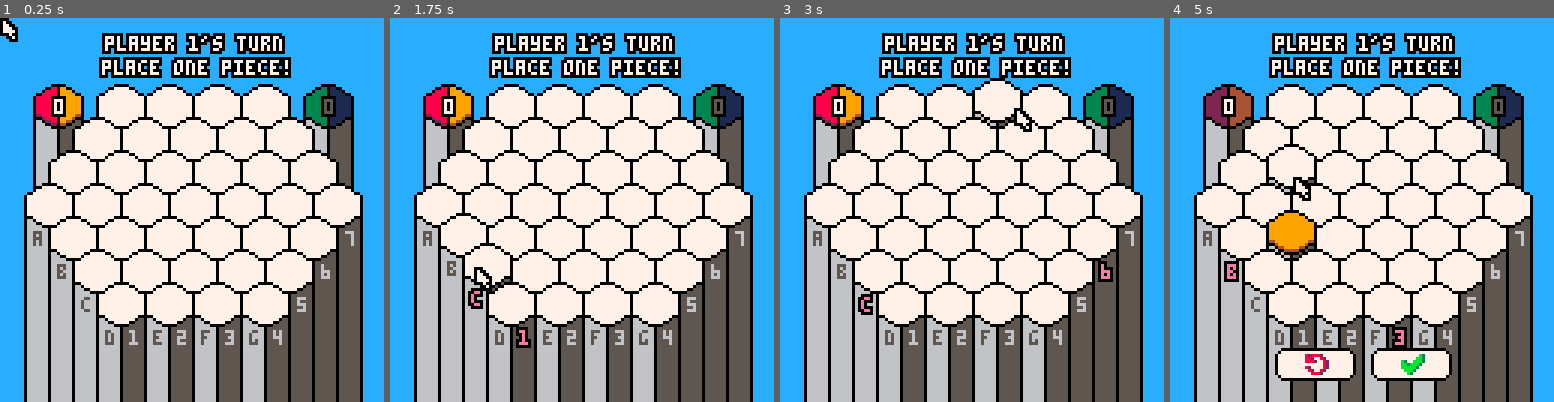
Above: before the commit, frames 1-4 (left to right).
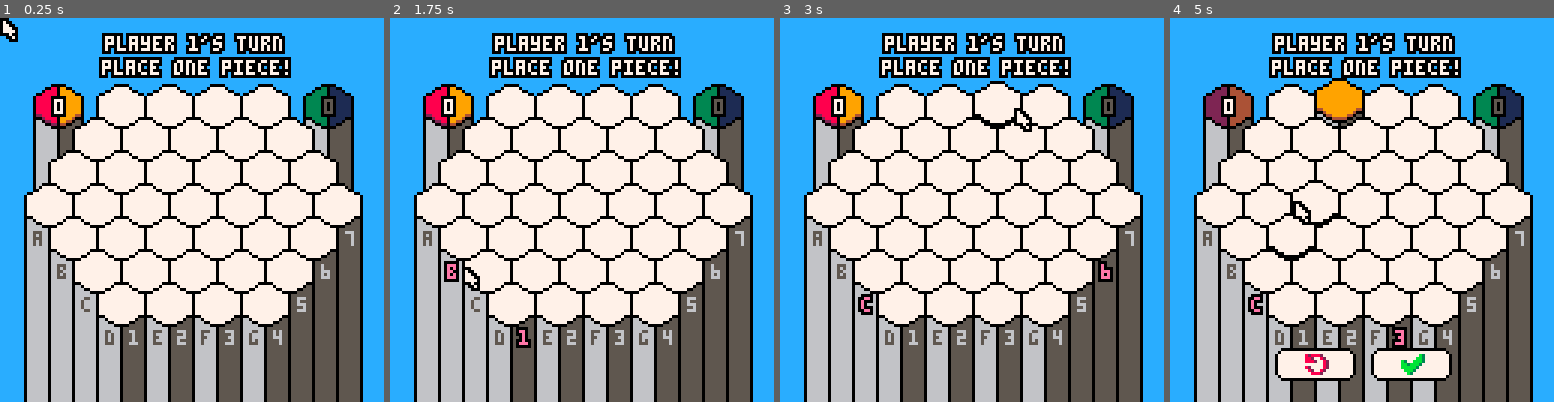
Above: after the commit, the same moments.

Repository: austin-m2/PICO-8-Carts
Game: PICO-8 cartridge bloom.p8
The game is run twice, just before and just after one commit, with the same random seed, the same clock (stepped at 60 frames per second) and the same inputs.
Inputs (mouse positions are in pixels of both pictures, inside the frame that each line leads up to):
- Up to frame 1 (0.25 s): no input
- Up to frame 2 (1.75 s): tap X (X key) at 0.33, 1.07 s; click (670, 121) at 0.67 s; tap O (Z key) at 0.7, 1.7 s; click (436, 267) at 1.22 s; hold Right from 1.6 s (still down)
- Up to frame 3 (3 s): click (887, 114) at 1.77 s; tap X (X key) at 1.85, 2.97 s; release Right at 2.1 s; tap O (Z key) at 2.1, 2.5, 2.9 s; hold Up 2.15-2.42 s; click (952, 259) at 2.32 s; hold Right from 2.47 s (still down); click (1014, 106) at 2.87 s
- Up to frame 4 (5 s): release Right at 3.03 s; hold Left 3.08-3.58 s; tap O (Z key) every 0.4 s from 3.3 to 4.9 s; click (1465, 256) at 3.42 s; hold Down 3.63-3.97 s; click (1231, 102) at 3.97 s; hold Right 4.02-4.68 s; tap X (X key) at 4.08 s; click (1292, 248) at 4.52 s; hold Up from 4.73 s (still down)

The runs differ from the first frame. In frame 1, 0.9% of the frame differs, in the area x 9-92%, y 17-72%; in frame 2, 2.0%; in frame 3, 1.2%; in frame 4, 4.3%, in the area x 9-92%, y 15-78%.

Commit message:
Update bloom.p8
A bit of optimization

Diff:
--- a/bloom.p8
+++ b/bloom.p8
@@ -40,6 +40,8 @@
   p1score = 0
   p2score = 0
   maxscore = 15
+
+  cpu = 0
 
 
   --board setup
@@ -130,13 +132,33 @@
 end
 
 function _update60()
+  cpu = 0
+
 	upd_keys()
+  printh(stat(1) - cpu..": upd_keys()")
+  cpu = stat(1)
+
   mouse_update()
+  printh(stat(1) - cpu..": mouse_update()")
+  cpu = stat(1)
+
 
   cells_update()
+  printh(stat(1) - cpu..": cells_update()")
+  cpu = stat(1)
+
+
   game_update()
+  printh(stat(1) - cpu..": game_update()")
+  cpu = stat(1)
+
   columns_update()
+  printh(stat(1) - cpu..": columns_update()")
+  cpu = stat(1)
+
   buttons_update()
+  printh(stat(1) - cpu..": buttons_update()")
+  cpu = stat(1)
 
 
 
@@ -148,10 +170,22 @@
   --draw background
 	rectfill(0,0,127,127,12)
 
+  cpu = stat(1)
+
 
   columns_draw()
+  printh(stat(1) - cpu..": columns_draw()")
+  cpu = stat(1)
+
+
   cells_draw()
+  printh(stat(1) - cpu..": cells_draw()")
+  cpu = stat(1)
+
+
   buttons_draw()
+  printh(stat(1) - cpu..": buttons_draw()")
+  cpu = stat(1)
 
   --print coordinates of cell under mouse
 --[[
@@ -161,8 +195,12 @@
   end
 ]]
   text_draw()
+  printh(stat(1) - cpu..": text_draw()")
+  cpu = stat(1)
+
 	--gems_draw()
 	mouse_draw()
+  printh(stat(1) - cpu..": cells_draw()\n\n\n")
 
 
   --print(mouse.x, 0, 0, 7)
@@ -171,13 +209,11 @@
 
   if (gamestate == "end") then
     if (p1score > p2score) then
-      print("player 1 wins~!", 36, 8, 7)
+      bold_print("player 1 wins~!", 36, 8, 7)
     else
-      print("player 2 wins~!", 36, 8, 7)
-    end
-  end
-
-
+      bold_print("player 2 wins~!", 36, 8, 7)
+    end
+  end
 
 end
 
@@ -202,15 +238,17 @@
     mouse.x = stat(32)
     mouse.y = stat(33)
   else
-    if (is_held(0)) mouse.x -= 1.5
-    if (is_held(1)) mouse.x += 1.5
-    if (is_held(2)) mouse.y -= 1.5
-    if (is_held(3)) mouse.y += 1.5
-  end
-
-
+    if (is_held(0)) mouse.x -= 1
+    if (is_held(1)) mouse.x += 1
+    if (is_held(2)) mouse.y -= 1
+    if (is_held(3)) mouse.y += 1
+  end
+
+  cpu = stat(1)
   curr_mouse_to_cell = mouse_to_cell()
-  curr_mouse_to_cell_coords = mouse_to_cell_coords()
+  --curr_mouse_to_cell_coords = mouse_to_cell_coords()
+
+  printh(stat(1) - cpu..": mouse_to_cell() and mouse_to_cell_coords()")
 end
 
 function mouse_draw()
@@ -232,7 +270,7 @@
     --check if player is choosing a color
     --if (is_pressed(4)) colorchoice = 1
     --if (is_pressed(5)) colorchoice = 2
-    if (is_pressed(6) and dist(mouse.x, mouse.y, left_column_pos[1] + 8, left_column_pos[2] + 8) < 7.5) then
+    if ((is_pressed(6) or is_pressed(4)) and dist(mouse.x, mouse.y, left_column_pos[1] + 8, left_column_pos[2] + 8) < 7.5) then
       if (p1choice1 == nil and mouse.x < left_column_pos[1] + 8) then
         colorchoice = 2
         left_column_pos[2] += 3
@@ -243,7 +281,7 @@
       end
 
     --check whether a piece should be put down
-    elseif (is_pressed(6)) then
+    elseif ((is_pressed(6) or is_pressed(4))) then
       if (curr_mouse_to_cell != nil and board[curr_mouse_to_cell[1]][curr_mouse_to_cell[2]] == 0)  then
         if ((p1choice1 == nil and p1choice2 == nil and colorchoice == 1) or (p1choice1 == nil and p1choice2 == nil and colorchoice == 2)) then --put a piece down!
           board[curr_mouse_to_cell[1]][curr_mouse_to_cell[2]] = colorchoice
@@ -257,7 +295,7 @@
     end
 
     --check whether the player is trying to delete their pieces (lshift)
-    if (is_pressed(6) and is_mouse_inside_button(undo_button_pos)) then
+    if ((is_pressed(6) or is_pressed(4)) and is_mouse_inside_button(undo_button_pos)) then
     --if (btn(4, 1)) then
       if (p1choice1 != nil) then
         board[p1choice1[1]][p1choice1[2]] = 0
@@ -271,7 +309,7 @@
     end
 
     --check whether the player wants to end their turn
-    if (is_pressed(6) and is_mouse_inside_button(go_button_pos) and (p1choice1 != nil or p1choice2 != nil)) then
+    if ((is_pressed(6) or is_pressed(4)) and is_mouse_inside_button(go_button_pos) and (p1choice1 != nil or p1choice2 != nil)) then
         gamestate = "p1top2"
         p1choice1 = nil
         p1choice2 = nil
@@ -293,7 +331,7 @@
     --check if player is choosing a color
     --if (is_pressed(4)) colorchoice = 1
     --if (is_pressed(5)) colorchoice = 2
-    if (is_pressed(6) and dist(mouse.x, mouse.y, left_column_pos[1] + 8, left_column_pos[2] + 8) < 7.5) then
+    if ((is_pressed(6) or is_pressed(4)) and dist(mouse.x, mouse.y, left_column_pos[1] + 8, left_column_pos[2] + 8) < 7.5) then
       if (p1choice2 == nil and mouse.x < left_column_pos[1] + 8) then
         colorchoice = 2
         left_column_pos[2] += 3
@@ -304,7 +342,7 @@
       end
 
     --check whether a piece should be put down
-    elseif (is_pressed(6)) then
+    elseif ((is_pressed(6) or is_pressed(4))) then
       if (curr_mouse_to_cell != nil and board[curr_mouse_to_cell[1]][curr_mouse_to_cell[2]] == 0)  then
         if ((p1choice1 == nil and colorchoice == 1) or (p1choice2 == nil and colorchoice == 2)) then --put a piece down!
           board[curr_mouse_to_cell[1]][curr_mouse_to_cell[2]] = colorchoice
@@ -318,7 +356,7 @@
     end
 
     --check whether the player is trying to delete their pieces (lshift)
-    if (is_pressed(6) and is_mouse_inside_button(undo_button_pos)) then
+    if ((is_pressed(6) or is_pressed(4)) and is_mouse_inside_button(undo_button_pos)) then
     --if (btn(4, 1)) then
       if (p1choice1 != nil) then
         board[p1choice1[1]][p1choice1[2]] = 0
@@ -332,7 +370,7 @@
     end
 
     --check whether the player wants to end their turn
-    if (is_pressed(6) and is_mouse_inside_button(go_button_pos) and (p1choice1 != nil or p1choice2 != nil)) then
+    if ((is_pressed(6) or is_pressed(4)) and is_mouse_inside_button(go_button_pos) and (p1choice1 != nil or p1choice2 != nil)) then
     --if (btnp(5,1) and (p1choice1 != nil or p1choice2 != nil)) then
         gamestate = "p1top2"
         p1choice1 = nil
@@ -345,7 +383,7 @@
     --check if player is choosing a color
     --if (is_pressed(4)) colorchoice = 3
     --if (is_pressed(5)) colorchoice = 4
-    if (is_pressed(6) and dist(mouse.x, mouse.y, right_column_pos[1] + 8, right_column_pos[2] + 8) < 7.5) then
+    if ((is_pressed(6) or is_pressed(4)) and dist(mouse.x, mouse.y, right_column_pos[1] + 8, right_column_pos[2] + 8) < 7.5) then
       if (p2choice3 == nil and mouse.x < right_column_pos[1] + 8) then
         colorchoice = 3
         right_column_pos[2] += 3
@@ -356,7 +394,7 @@
       end
 
     --check whether a piece should be put down
-    elseif (is_pressed(6)) then
+    elseif ((is_pressed(6) or is_pressed(4))) then
       if (curr_mouse_to_cell != nil and board[curr_mouse_to_cell[1]][curr_mouse_to_cell[2]] == 0)  then
         if ((p2choice3 == nil and colorchoice == 3) or (p2choice4 == nil and colorchoice == 4)) then --put a piece down!
           board[curr_mouse_to_cell[1]][curr_mouse_to_cell[2]] = colorchoice
@@ -370,7 +408,7 @@
     end
 
     --check whether the player is trying to delete their pieces (lshift)
-    if (is_pressed(6) and is_mouse_inside_button(undo_button_pos)) then
+    if ((is_pressed(6) or is_pressed(4)) and is_mouse_inside_button(undo_button_pos)) then
     --if (btn(4, 1)) then
       if (p2choice3 != nil) then
         board[p2choice3[1]][p2choice3[2]] = 0
@@ -384,7 +422,7 @@
     end
 
     --check whether the player wants to end their turn
-    if (is_pressed(6) and is_mouse_inside_button(go_button_pos) and (p2choice3 != nil or p2choice4 != nil)) then
+    if ((is_pressed(6) or is_pressed(4)) and is_mouse_inside_button(go_button_pos) and (p2choice3 != nil or p2choice4 != nil)) then
     --if (btnp(5,1) and (p2choice3 != nil or p2choice4 != nil)) then
         gamestate = "p2top1"
         p2choice3 = nil
@@ -557,7 +595,7 @@
   cells[closestcell].y = lerp(cells[closestcell].y, cell_coords[closestcell][2] - 7, 0.015)
 
   --push the cell downward when you click
-  if (is_pressed(6)) then
+  if ((is_pressed(6) or is_pressed(4))) then
     --cells[closestcell].y = lerp(cells[closestcell].y, cell_coords[closestcell][2] + 20, 0.05)
     cells[closestcell].y = cell_coords[closestcell][2] + 4
   end
@@ -569,12 +607,22 @@
 
   local board_index = 1
 	for v in all(cells) do
-    rectfill(v.x + 1, v.y + 13, v.x + 7, 127, 6)
-    rectfill(v.x + 9, v.y + 13, v.x + 15, 127, 5)
-    line(v.x, v.y + 12, v.x, 127, 0)
-    line(v.x + 8, v.y + 15, v.x + 8, 127, 0)
-    line(v.x + 16, v.y + 12, v.x + 16, 127, 0)
+
+    if (board_index == 16 or board_index == 23 or board_index == 29 or board_index == 34 or board_index == 35 or board_index == 36 or board_index == 37 or board_index == 33 or board_index == 28 or board_index == 22) then
+      rectfill(v.x + 1, v.y + 13, v.x + 7, 127, 6)
+      rectfill(v.x + 9, v.y + 13, v.x + 15, 127, 5)
+      line(v.x, v.y + 12, v.x, 127, 0)
+      line(v.x + 8, v.y + 15, v.x + 8, 127, 0)
+      line(v.x + 16, v.y + 12, v.x + 16, 127, 0)
+    else
+      rectfill(v.x + 1, v.y + 13, v.x + 7, v.y + 16, 6)
+      rectfill(v.x + 9, v.y + 13, v.x + 15, v.y + 16, 5)
+      line(v.x, v.y + 12, v.x, v.y + 15, 0)
+      line(v.x + 8, v.y + 15, v.x + 8, v.y + 18, 0)
+      line(v.x + 16, v.y + 12, v.x + 16, v.y + 15, 0)
+    end
 		sspr(cell.spritesheet_x, cell.spritesheet_y, cell.width, cell.height, v.x, v.y, cell.width, cell.height) --draw the actual empty cell
+
 
     --draw coordinate labels if online mode is on
     if (is_online_mode_enabled) then
@@ -761,7 +809,7 @@
 
 function gems_update()
 	gem_coords = curr_mouse_to_cell_coords
-	if (is_pressed(6)) then
+	if ((is_pressed(6) or is_pressed(4))) then
 
 		sfx(0)
 		add(gems, gem_coords)
@@ -838,6 +886,7 @@
 --returns coords as a table {i,j}
 function mouse_to_cell()
   local coords_index = mouse_to_cell_coords()
+  curr_mouse_to_cell_coords = coords_index
   if (coords_index == nil) return nil
   return index_to_board_coords(coords_index)
 end
@@ -902,10 +951,10 @@
 
 --[[
   for piece in all(bloom) do
-   printh("("..piece[1]..","..piece[2]..") ")
-  end
-  printh("piececolor: "..piececolor)
-  printh(" ")
+   --printh("("..piece[1]..","..piece[2]..") ")
+  end
+  --printh("piececolor: "..piececolor)
+  --printh(" ")
 ]]
 end
 
@@ -1062,7 +1111,7 @@
 
 __gfx__
 0000000070000000000000000000000006000000fffff99999fffffffffff88888fffffffffffbbbbbfffffffffffdddddffffff000008800000099000000000
-0000000077000000000088800000000006000000fff999999999fffffff888888888fffffffbbbbbbbbbfffffffdddddddddffff000888800009999000000000
+0000000077000000000088800000000006000000ffff9999999fffffffff8888888fffffffffbbbbbbbfffffffffdddddddfffff000888800009999000000000
 0070070077700000008888888000000006000000ff99999999999fffff88888888888fffffbbbbbbbbbbbfffffdddddddddddfff008888800099999000000000
 0007700077770000088e88888200000006000000999999999999999f888888888888888fbbbbbbbbbbbbbbbfdddddddddddddddf888888809999999000000000
 0007700000700000088888882200000006000000999999999999999f888888888888888fbbbbbbbbbbbbbbbfdddddddddddddddf888888809999999000000000
@@ -1071,8 +1120,8 @@
 00000000000000000000222000000000e6000000999999999999999f888888888888888fbbbbbbbbbbbbbbbfdddddddddddddddf888888809999999000000000
 ffffffffffffffffffffffffffffffff06000000999999999999999f888888888888888fbbbbbbbbbbbbbbbfdddddddddddddddf888888809999999000000000
 ffffff00000ffffffffffffff75fffff06000000449999999999944f228888888888822f33bbbbbbbbbbb33f11ddddddddddd11f228888804499999000000000
-ffff007777700ffffffffffff775ffff06000000ff49999999994fffff28888888882fffff3bbbbbbbbb3fffff1ddddddddd1fff002888800049999000000000
-fff07777777770fffffffffff7775fff06000000fff449999944fffffff228888822fffffff33bbbbb33fffffff11ddddd11ffff000228800004499000000000
+fffff0777770fffffffffffff775ffff06000000ff49999999994fffff28888888882fffff3bbbbbbbbb3fffff1ddddddddd1fff002888800049999000000000
+fff00777777700fffffffffff7775fff06000000fff449999944fffffff228888822fffffff33bbbbb33fffffff11ddddd11ffff000228800004499000000000
 f007777777777700fffffffff77775ff06000000fffff44444fffffffffff22222fffffffffff33333fffffffffff11111ffffff000002200000044000000000
 07777777777777770ffffffff5575fff06000000ffffffffffffffffffffffffffffffffffffffffffffffffffffffffffffffff000000000000000000000000
 07777777777777770ffffffffff575ff06000000ffffffffffffffffffffffffffffffffffffffffffffffffffffffffffffffff000000000000000000000000
